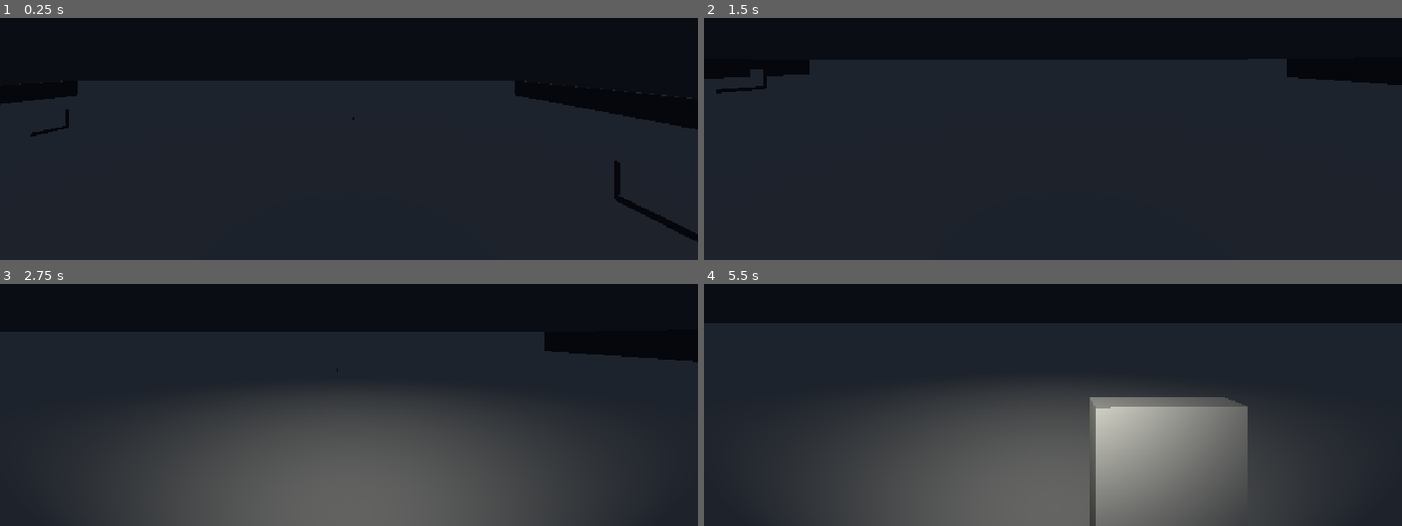
Above: before the commit, frames 1-4 (two rows, left to right).
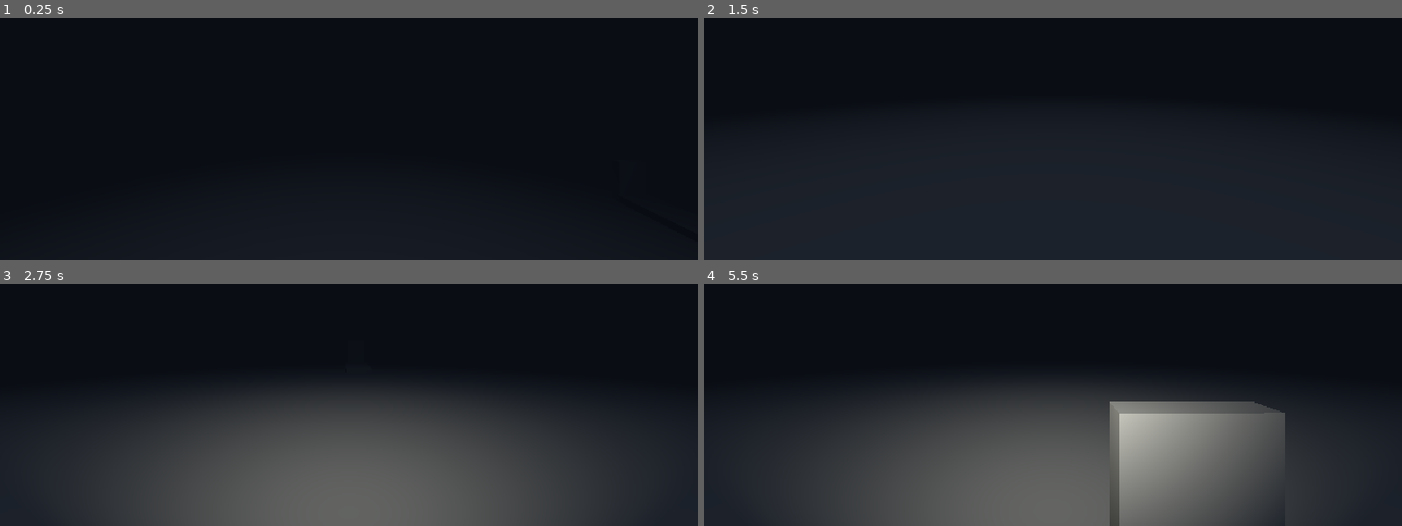
Above: after the commit, the same moments.

Repository: SolemnSintres/GD3D_Underground_Z
Game: Godot game, scene res://scenes/world.tscn
Same seed, same stepped clock (60 frames per second), same inputs: the game is played once before the commit and once after it.
Inputs (mouse positions are in pixels of both pictures, inside the frame that each line leads up to):
- Up to frame 1 (0.25 s): no input
- Up to frame 2 (1.5 s): move the mouse to (1087, 61) at 0.52 s; hold W (move_forward) from 0.53 s (still down); tap F (flashlight) at 0.6, 1.35 s; move the mouse to (1018, 66) at 1.27 s
- Up to frame 3 (2.75 s): keep holding W (move_forward); move the mouse to (362, 322) at 2.02 s; tap F (flashlight) at 2.1 s
- Up to frame 4 (5.5 s): keep holding W (move_forward); tap Enter at 2.75 s; move the mouse to (1046, 337) at 2.77 s; tap F (flashlight) every 0.75 s from 2.85 to 5.1 s; move the mouse to (1101, 334) at 3.52 s; move the mouse to (997, 325) at 4.27 s; move the mouse to (1059, 329) at 5.02 s

The runs differ from the first frame. In frame 1, less than 0.1% of the frame differs, in the area x 87-89%, y 58-65%; in frame 2, less than 0.1%; in frame 3, less than 0.1%; in frame 4, 3.5%, in the area x 55-84%, y 46-100%.

Commit message:
Several Scene Changes and Footstep addition

Diff:
--- a/project.godot
+++ b/project.godot
@@ -17,8 +17,14 @@
 
 [display]
 
-window/stretch/mode="canvas_items"
+window/size/viewport_width=640
+window/size/viewport_height=360
+window/size/borderless=true
+window/size/window_width_override=1920
+window/size/window_height_override=1080
+window/stretch/mode="viewport"
 window/stretch/aspect="expand"
+window/stretch/scale_mode="integer"
 
 [input]
 
--- a/scenes/player.tscn
+++ b/scenes/player.tscn
@@ -20,6 +20,7 @@
 
 [node name="Flashlight" type="SpotLight3D" parent="Head" unique_id=1615316559]
 transform = Transform3D(1, 0, 0, 0, 1, 0, 0, 0, 1, 0, 0, -0.37725154)
+visible = false
 light_color = Color(1, 0.99607843, 0.9411765, 1)
 light_energy = 3.0
 spot_range = 10.0
--- a/scenes/world.tscn
+++ b/scenes/world.tscn
@@ -34,10 +34,17 @@
 [sub_resource type="Environment" id="Environment_rwgxs"]
 background_mode = 1
 background_color = Color(0.039215688, 0.050980393, 0.078431375, 1)
+background_energy_multiplier = 0.1
 sky = SubResource("Sky_4wyf3")
 ambient_light_source = 2
 ambient_light_color = Color(0.16470589, 0.1882353, 0.2509804, 1)
 ambient_light_energy = 0.3
+fog_enabled = true
+fog_mode = 1
+fog_light_color = Color(0.039215688, 0.050980393, 0.078431375, 1)
+fog_density = 1.0
+fog_depth_begin = 2.0
+fog_depth_end = 14.0
 
 [node name="World" type="Node3D" unique_id=1595679244]
 
